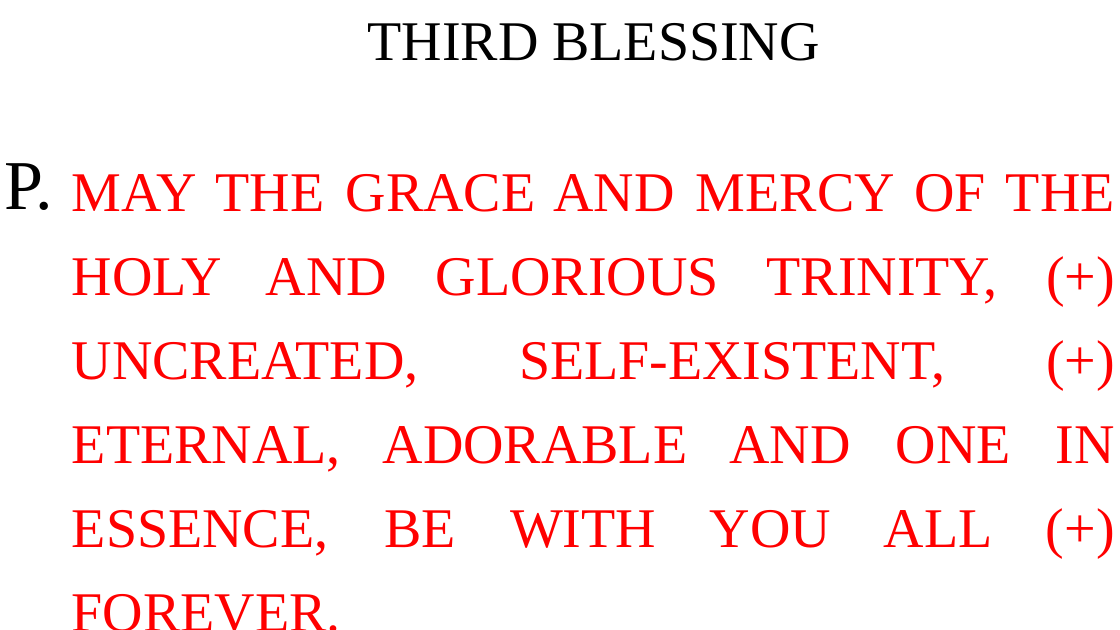
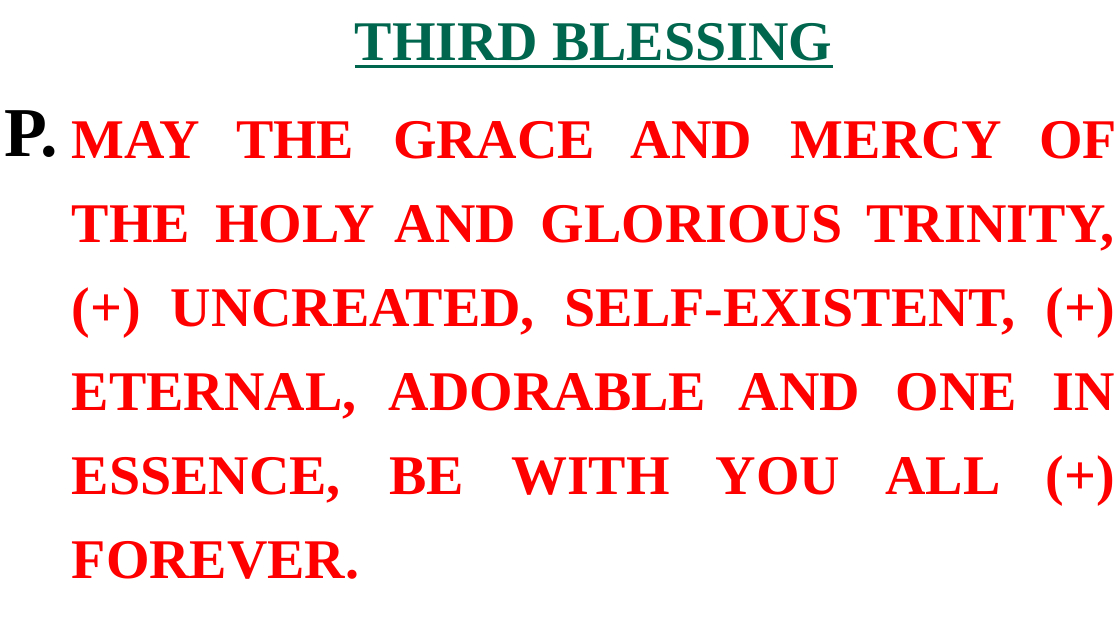
Before and after one commit to gijocode/Church_PPT_Utility, a slide deck: slide 105 of templates/english_service_template.pptx (slide 100 before the commit). Drawn at 1120x630 pixels with LibreOffice and Linux fonts; fonts in the diff are those of the drawing. Boxes give left, top, right and bottom in pixels: in the first picture for what was removed or moved away, otherwise in the second. Text is boxed around its words. In the diff, an @@ line names an element or a change of style, - is before the commit and + after.

```diff
--- a/templates/english_service_template.pptx
+++ b/templates/english_service_template.pptx
@@ text "THIRD BLESSING" at (x1=72, y1=23, x2=1117, y2=579): text colour #000000 to #00664D, underline on in "THIRD BLESSING"; bold on @@
@@ text "P." moved from (x1=4, y1=163, x2=53, y2=210) to (x1=4, y1=110, x2=58, y2=157) @@
@@ text "P." at (x1=4, y1=110, x2=58, y2=157): bold on @@
```
Also in this commit, not shown: 123 other slides changed, 26 slides added, 10 slides removed, 1 other file.
